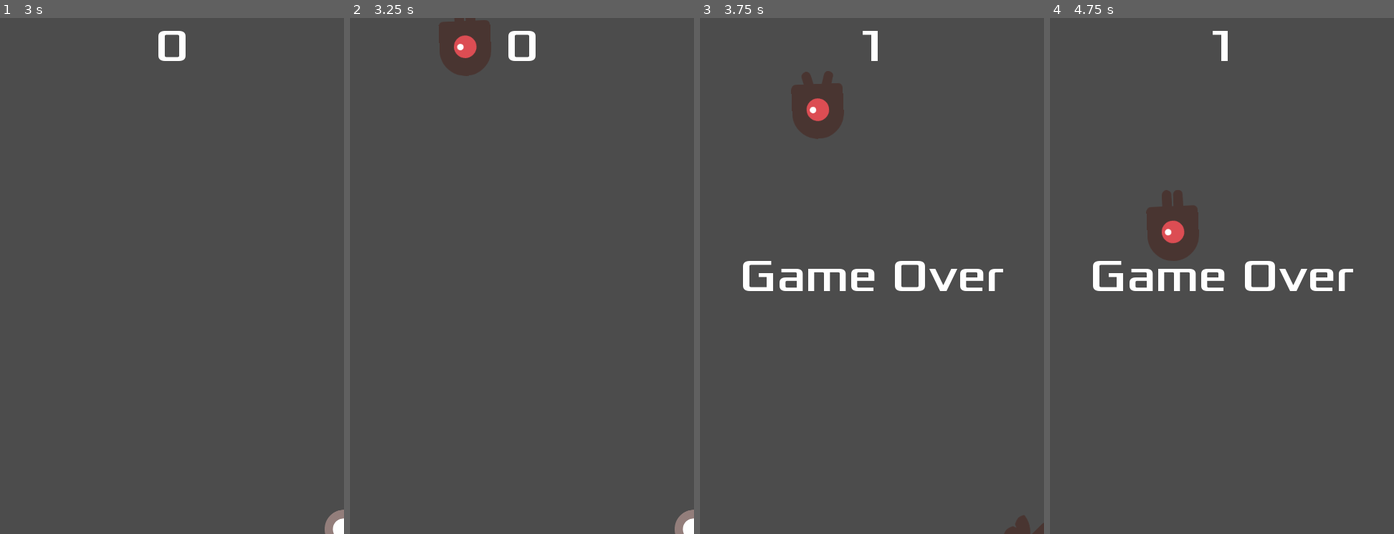
Above: before the commit, frames 1-4 (left to right).
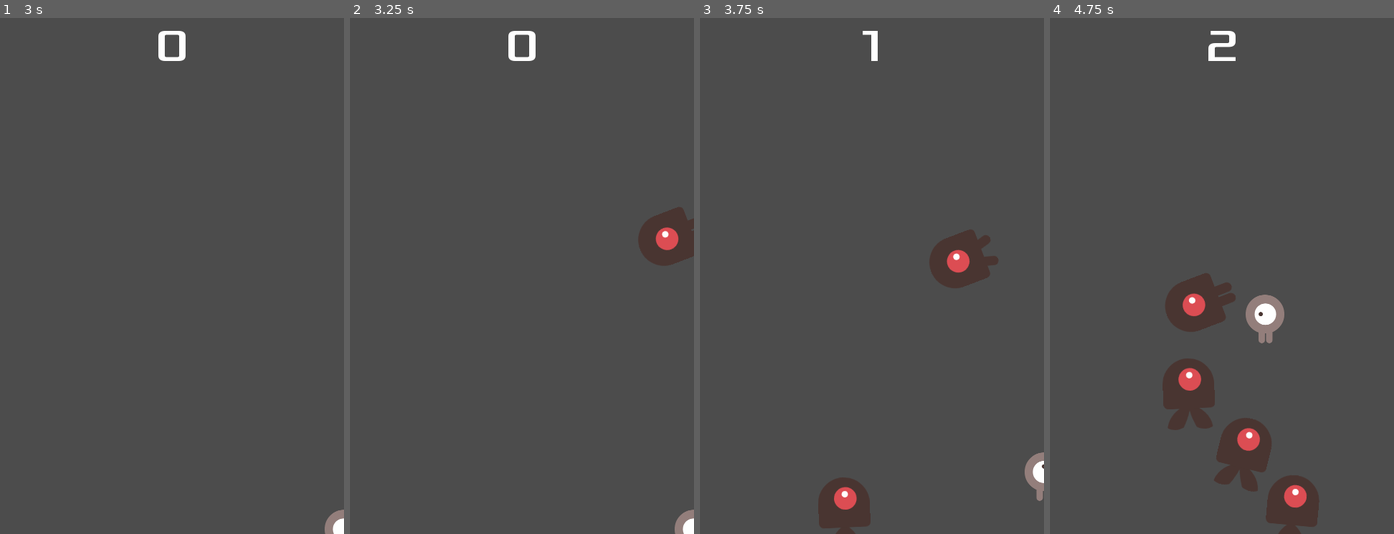
Above: after the commit, the same moments.

Repository: luiguip/Godot-First-Game
Game: Godot game, scene res://src/Main.tscn
Two runs of this game, one before a commit and one after it. Both use one fixed random seed, a clock stepped at 60 frames per second and the inputs below.
Inputs:
- Up to frame 1 (3 s): click "Start" at 0.5 s; tap Enter at 1.25 s; hold Right (ui_right) 1.28-2.03 s; hold Down (ui_down) 2.03-2.78 s; hold Right (ui_right) from 2.78 s (still down)
- Up to frame 2 (3.25 s): keep holding Right (ui_right)
- Up to frame 3 (3.75 s): release Right (ui_right) at 3.53 s; hold Up (ui_up) from 3.53 s (still down)
- Up to frame 4 (4.75 s): release Up (ui_up) at 4.28 s; hold Left (ui_left) from 4.28 s (still down)

Frame 1 is identical in both runs. In frame 2, 2.8% of the frame differs, in the area x 25-100%, y 0-48%; in frame 3, 6.3%; in frame 4, 10%, in the area x 12-89%, y 2-100%.

Commit message:
hotfix mobs directions

Diff:
--- a/src/Main.gd
+++ b/src/Main.gd
@@ -7,31 +7,24 @@
 	randomize()
 
 func _on_MobTimer_timeout():
+	$MobPath/MobSpawnLocation.offset = randi()
+	set_mob()
+
+func set_mob():
 	var mob = Mob.instance()
-	var direction = set_direction()
-	set_mob_attributes(mob, direction)
+	add_child(mob)
+	mob.position = $MobPath/MobSpawnLocation.position
+	mob.rotation = set_mob_direction()
+	mob.linear_velocity = set_mob_velocity(mob.min_speed, mob.max_speed, mob.rotation)
 
-func set_mob_attributes(mob, direction):
-	add_child(mob)
-	set_mob_random_spawn_location(mob)
-	set_mob_direction(mob, direction)
-	set_mob_velocity(mob, direction)
-
-func set_mob_random_spawn_location(mob):
-	$MobPath/MobSpawnLocation.offset = randi()
-	mob.position = $MobPath/MobSpawnLocation.position
-
-func set_direction():
+func set_mob_direction():
 	var direction = $MobPath/MobSpawnLocation.rotation + PI / 2
 	direction += rand_range(-PI / 4, PI / 4)
 	return direction
 
-func set_mob_direction(mob, direction):
-	mob.rotation = direction
-
-func set_mob_velocity(mob, direction):
-	mob.linear_velocity = Vector2(rand_range(mob.min_speed, mob.max_speed), 0)
-	mob.linear_velocity = mob.linear_velocity.rotated(direction)
+func set_mob_velocity(min_speed, max_speed, rotation):
+	var linear_velocity = Vector2(rand_range(min_speed, max_speed), 0)
+	return linear_velocity.rotated(rotation)
 
 func _on_ScoreTimer_timeout():
 	score += 1
